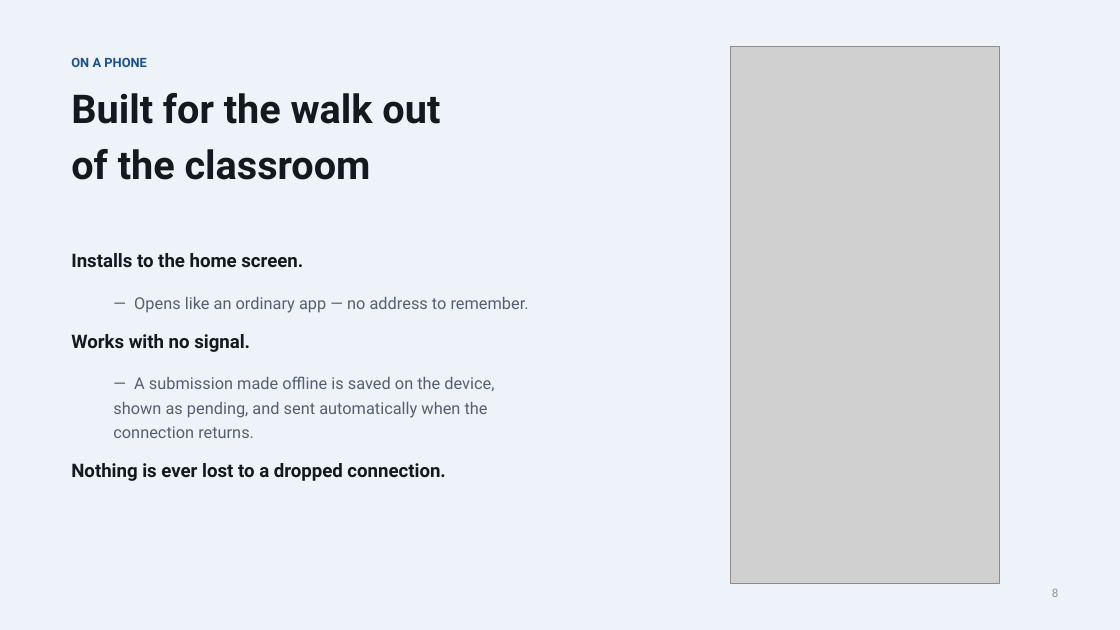
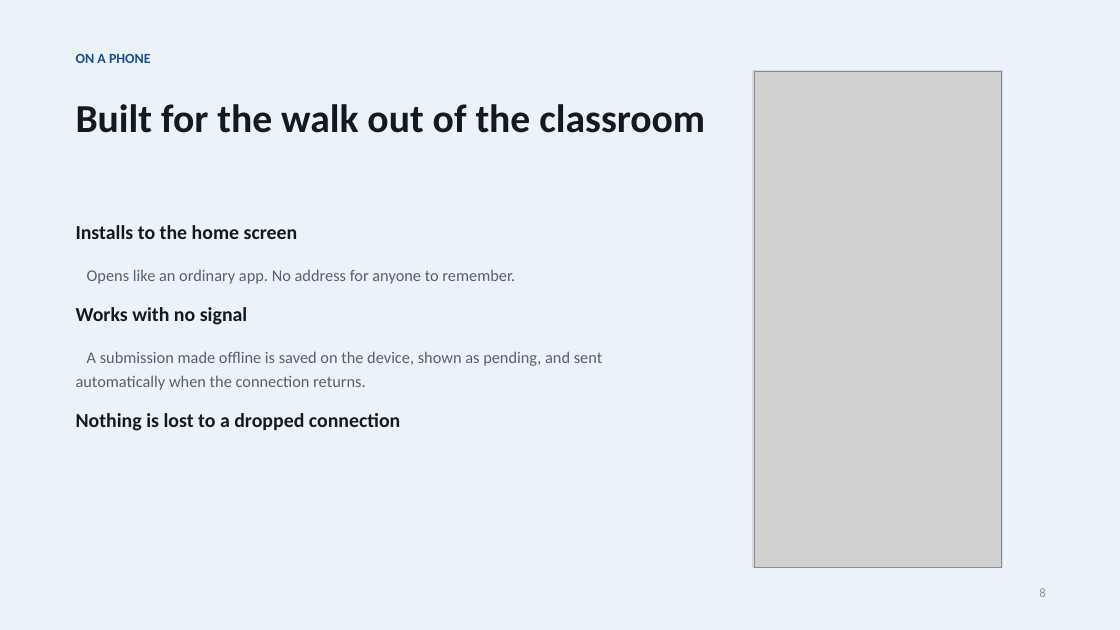
Before and after one commit to dmg-arts/my-pwa, a slide deck: slide 8 of docs/TOP-Feedback-Introduction.pptx. Drawn at 1120x630 pixels with LibreOffice and Linux fonts; fonts in the diff are those of the drawing; grey boxes stand for pictures. Boxes give left, top, right and bottom in pixels: in the first picture for what was removed or moved away, otherwise in the second. Text is boxed around its words. In the diff, an @@ line names an element or a change of style, - is before the commit and + after.

```diff
--- a/docs/TOP-Feedback-Introduction.pptx
+++ b/docs/TOP-Feedback-Introduction.pptx
@@ rectangle at <box>0,0,1120,630</box>: fill #EEF3FA to #ECF2FA @@
@@ text "ON A PHONE" at <box>76,54,151,63</box>: size 11 to 12 pt, font Roboto to Calibri; line spacing 1.18 to 1.22 @@
@@ text "Built for the walk out ..." at <box>76,104,705,133</box>: font Roboto to Calibri; line spacing 1.18 to 1.22 @@
@@ rectangle added at <box>753,71,1002,568</box>, fill #FFFFFF, outline #D3DCE8 1 pt @@
@@ picture: place and size @@
-picture at <box>731,46,1000,584</box>
+picture at <box>754,71,1002,567</box>
@@ text at <box>76,225,602,431</box>: text changed; font Roboto to Calibri @@
-Installs to the home screen.
-  — Opens like an ordinary app — no address to remember.
-Works with no signal.
-  — A submission made offline is saved on the device, shown as pending, and sent automatically when the connection returns.
-Nothing is ever lost to a dropped connection.
+Installs to the home screen
+Opens like an ordinary app. No address for anyone to remember.
+Works with no signal
+A submission made offline is saved on the device, shown as pending, and sent automatically when the connection returns.
+Nothing is lost to a dropped connection
@@ text "8": place and size @@
-text "8" at <box>1052,589,1059,597</box>
+text "8" at <box>1039,588,1045,597</box>
@@ text "8" at <box>1039,588,1045,597</box>: size 10 to 11 pt, font Roboto to Calibri; line spacing 1.18 to 1.22 @@
```
Also in this commit, not shown: 16 other slides changed, 2 other files.
